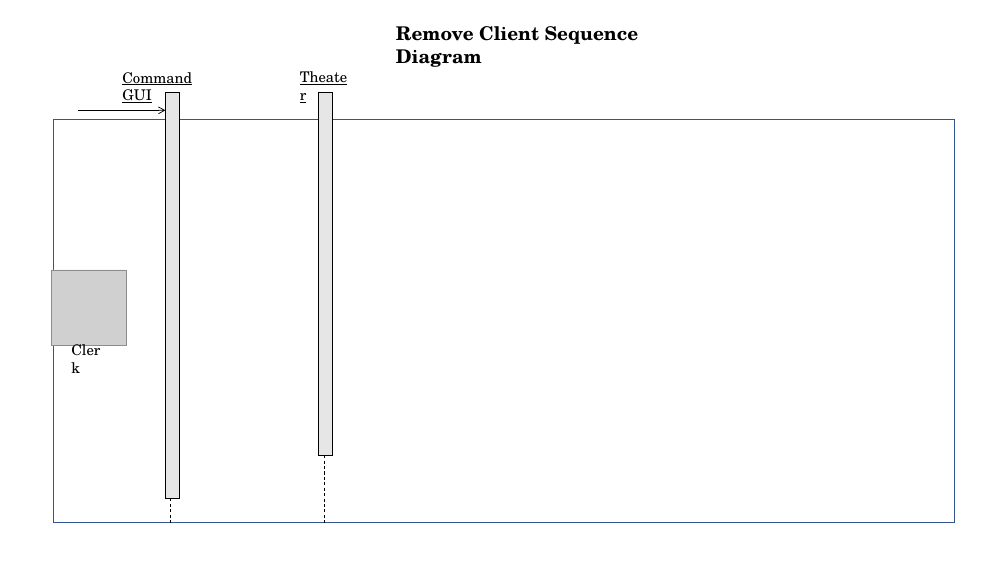
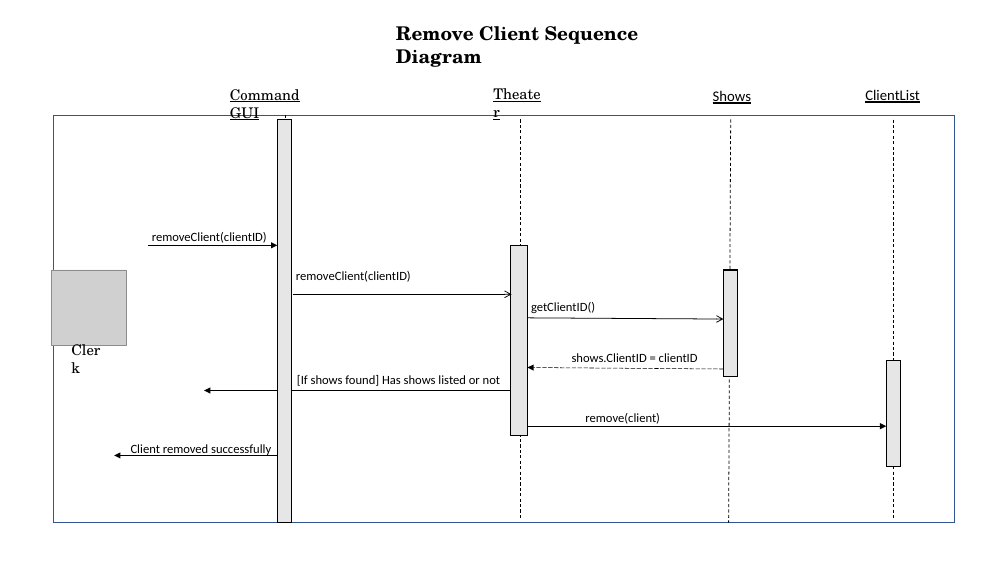
Before and after one commit to CCOJ/TheaterProject, a slide deck: slide 3 of Sequence charts/Sequence Charts.pptx. Drawn at 1008x567 pixels with LibreOffice and Linux fonts; fonts in the diff are those of the drawing; grey boxes stand for pictures. Boxes give left, top, right and bottom in pixels: in the first picture for what was removed or moved away, otherwise in the second. Text is boxed around its words. In the diff, an @@ line names an element or a change of style, - is before the commit and + after.

```diff
--- a/Sequence charts/Sequence Charts.pptx
+++ b/Sequence charts/Sequence Charts.pptx
@@ text "Command GUI": place and size @@
-text "Command GUI" at <box>122,72,192,103</box>
+text "Command GUI" at <box>230,89,300,120</box>
@@ text "Theater": place and size @@
-text "Theater" at <box>293,64,358,90</box>
+text "Theater" at <box>486,82,552,107</box>
@@ text added at <box>865,89,920,103</box>, 14 pt, text #000000, underline @@
+ClientList
@@ rectangle: place and size @@
-rectangle at <box>54,119,955,523</box>
+rectangle at <box>54,115,955,523</box>
@@ arrow removed from (78, 110) to (166, 110) @@
@@ rectangle removed at <box>166,92,179,498</box> @@
@@ rectangle: place and size @@
-rectangle at <box>318,92,332,455</box>
+rectangle at <box>278,119,291,523</box>
@@ line added from (286, 115) to (286, 514), #000000 0.75 pt dashed @@
@@ line added from (520, 119) to (520, 519), #000000 0.75 pt dashed @@
@@ text added at <box>713,91,751,104</box>, 14 pt, text #000000, underline @@
+Shows
@@ line added from (731, 119) to (729, 523), #000000 0.75 pt dashed @@
@@ line added from (893, 119) to (893, 519), #000000 0.75 pt dashed @@
@@ text added at <box>152,232,267,243</box>, 12 pt, text #000000 @@
+removeClient(clientID)
@@ arrow added from (148, 245) to (278, 245), #000000 0.5 pt @@
@@ rectangle added at <box>511,245,527,435</box>, fill #E7E6E6, outline #000000 1 pt @@
@@ arrow added from (293, 294) to (512, 294), #000000 0.75 pt @@
@@ text added at <box>296,271,411,282</box>, 12 pt, text #000000 @@
+removeClient(clientID)
@@ rectangle added at <box>724,270,737,377</box>, fill #E7E6E6, outline #000000 1 pt @@
@@ arrow added from (528, 318) to (724, 319), #000000 0.75 pt @@
@@ text added at <box>531,302,595,313</box>, 12 pt, text #000000 @@
+getClientID()
@@ text added at <box>572,353,698,362</box>, 12 pt, text #000000 @@
+shows.ClientID = clientID
@@ text added at <box>297,375,500,386</box>, 12 pt, text #000000 @@
+[If shows found] Has shows listed or not
@@ arrow added from (724, 369) to (528, 368), #000000 0.5 pt dashed @@
@@ rectangle added at <box>886,361,900,467</box>, fill #E7E6E6, outline #000000 1 pt @@
@@ arrow added from (511, 391) to (204, 391), #000000 0.5 pt @@
@@ text added at <box>585,413,660,424</box>, 12 pt, text #000000 @@
+remove(client)
@@ text added at <box>131,444,271,456</box>, 12 pt, text #000000 @@
+Client removed successfully
@@ arrow added from (528, 426) to (886, 426), #000000 0.5 pt @@
@@ arrow added from (278, 455) to (114, 455), #000000 0.5 pt @@
@@ line removed from (324, 455) to (324, 523) @@
@@ line removed from (171, 498) to (171, 523) @@
```
Also in this commit, not shown: 3 other slides changed, 1 other file.
